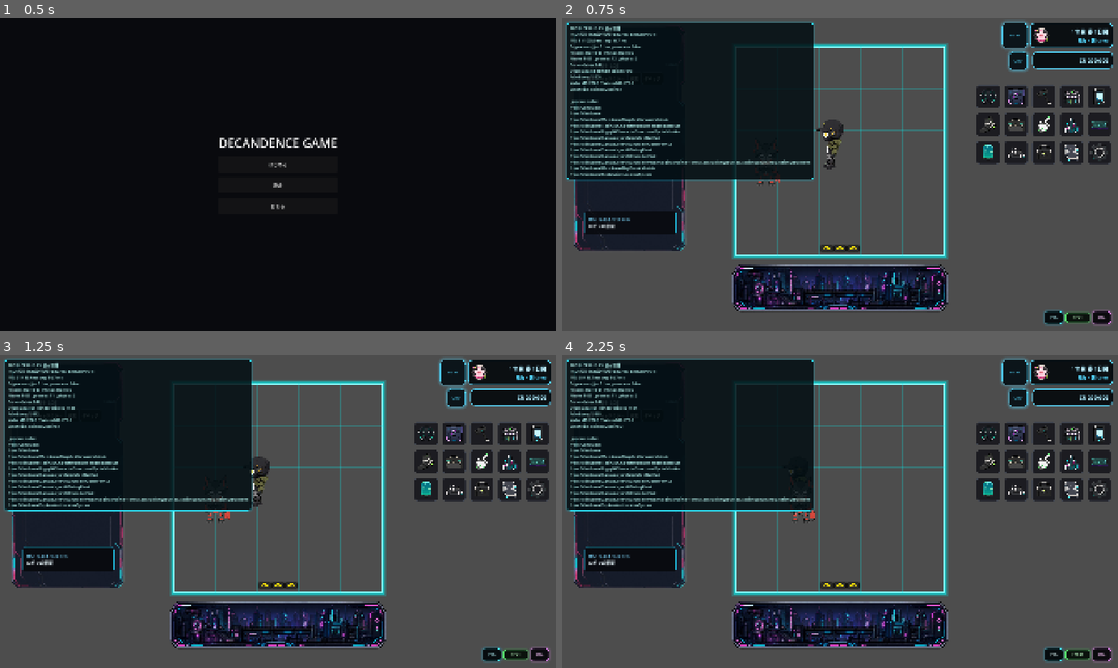
Above: before the commit, frames 1-4 (two rows, left to right).
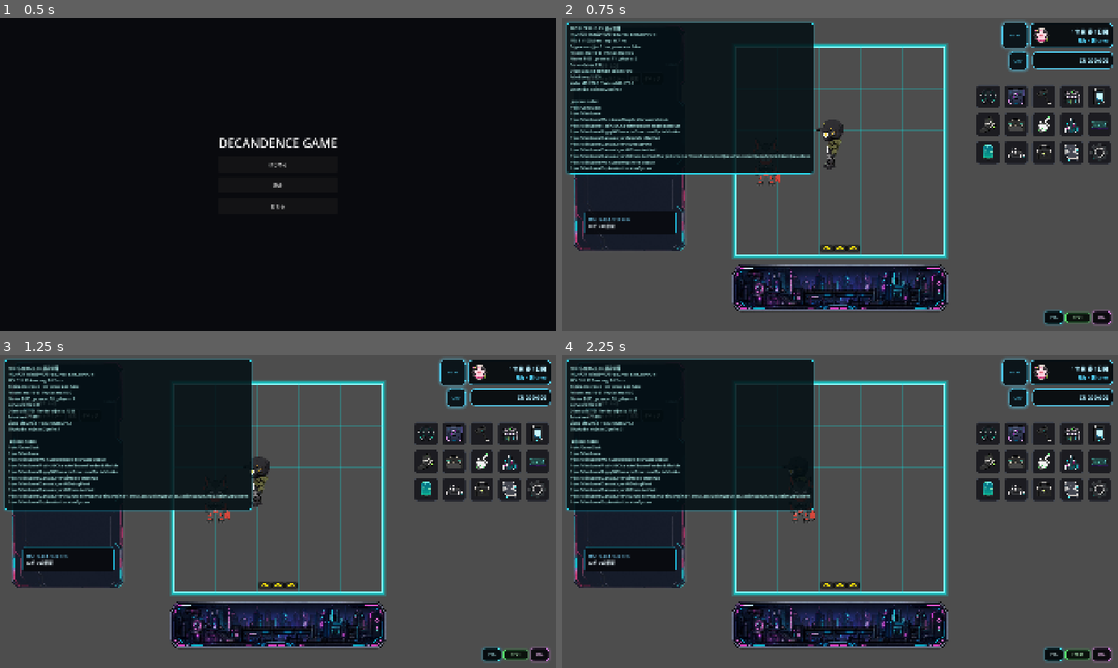
Above: after the commit, the same moments.

Repository: grimoire1089-coder/optimistic
Game: Godot game, scene res://Scenes/Boot/TitleScene.tscn
Two runs of this game, one before a commit and one after it. Both use one fixed random seed, a clock stepped at 60 frames per second and the inputs below. Sound files missing from this copy of the repository are replaced by a short silence.
Inputs:
- Up to frame 1 (0.5 s): no input
- Up to frame 2 (0.75 s): click "はじめる" at 0.5 s
- Up to frame 3 (1.25 s): no input
- Up to frame 4 (2.25 s): click "POS" at 1.25 s; click "POS-" at 2 s

Frame 1 is identical in both runs. In frame 2, 1.8% of the frame differs, in the area x 0-46%, y 13-53%; in frame 3, 5.2%; in frame 4, 5.2%, in the area x 0-46%, y 2-50%.
Error after the commit: Parse Error: Cannot find member "join" in base "PackedStringArray". (res://Scripts/UI/Debug/AICharacterObserverHud.gd:174)

Commit message:
Use packed strings in AI observer HUD

Diff:
--- a/Scripts/UI/Debug/AICharacterObserverHud.gd
+++ b/Scripts/UI/Debug/AICharacterObserverHud.gd
@@ -171,7 +171,7 @@
 	for index in range(actors.size()):
 		var actor := actors[index]
 		_append_actor_lines(lines, actor, index)
-	_body_label.text = "\n".join(lines)
+	_body_label.text = PackedStringArray(lines).join("\n")
 
 
 func _collect_ai_actors() -> Array[Node]:
@@ -239,7 +239,7 @@
 		count += 1
 		if count >= max_need_rows_per_actor:
 			break
-	return " | ".join(parts)
+	return PackedStringArray(parts).join(" | ")
 
 
 func _get_actor_needs_module(actor: Node) -> Node:
